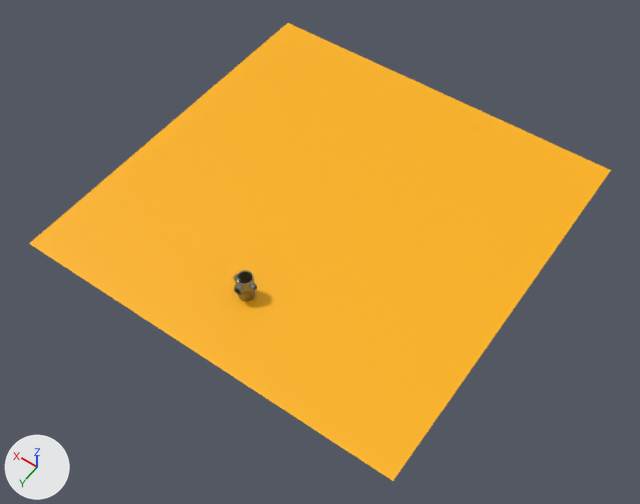
Renders of the Blender file Week 3/Day 2/circlecylinder.blend from each side of a commit.
Camera for both pictures: a 50 mm lens placed at (-36.7, 38.5, 74.4), pointed at (-1.9, -10.3, -2.2). The axes (+X, +Y, +Z) are drawn at lower left. The lights are the same throughout.
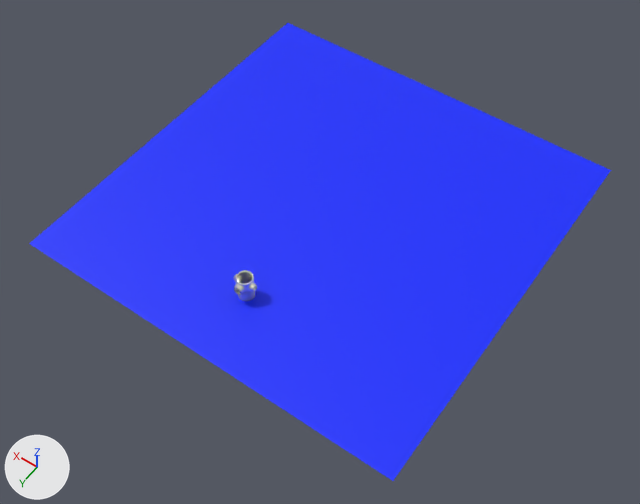
Changed parts and their boxes (x1, y1, x2, y2) in the pictures (640 x 504 px):
'Plane', recoloured: (29, 23, 611, 481) in both
'Cylinder', recoloured: (234, 270, 257, 302) in both

Edits to the bpy script that builds the scene:
```text
Change mat_material_001:
    mat_material_001.base_color: (0.307, 0.311, 0.253) -> (0.988, 1.0, 0.809)  # grey #96978a -> white #feffe8
Change mat_material_002:
    mat_material_002.base_color: (1.0, 0.458, 0.0) -> (0.0, 0.0202, 1.0)  # yellow #ffb400 -> blue #0027ff
```
